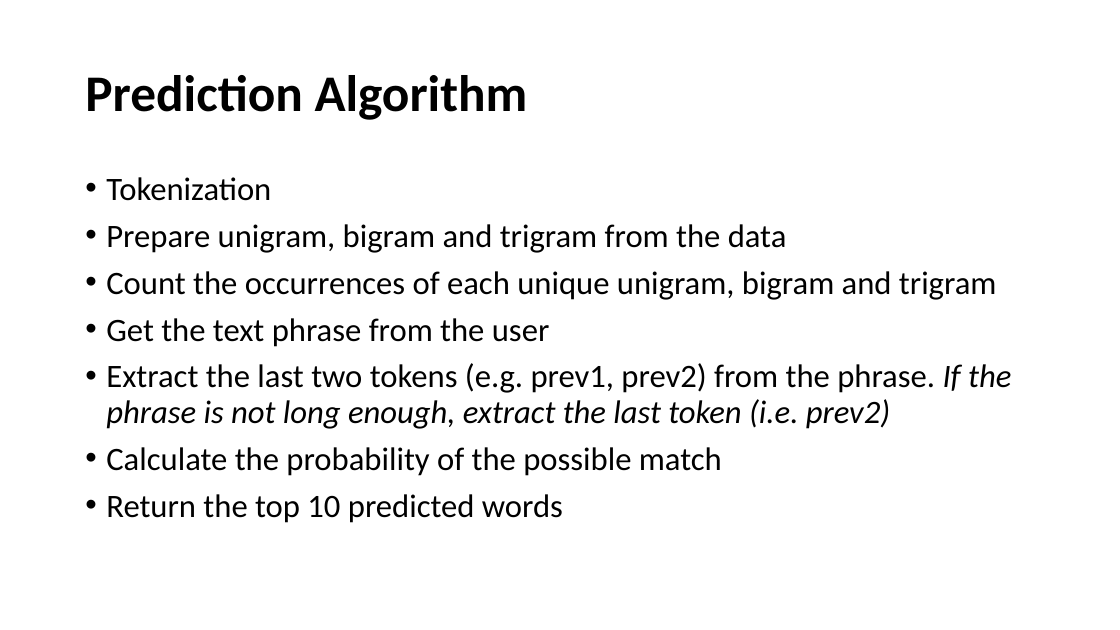
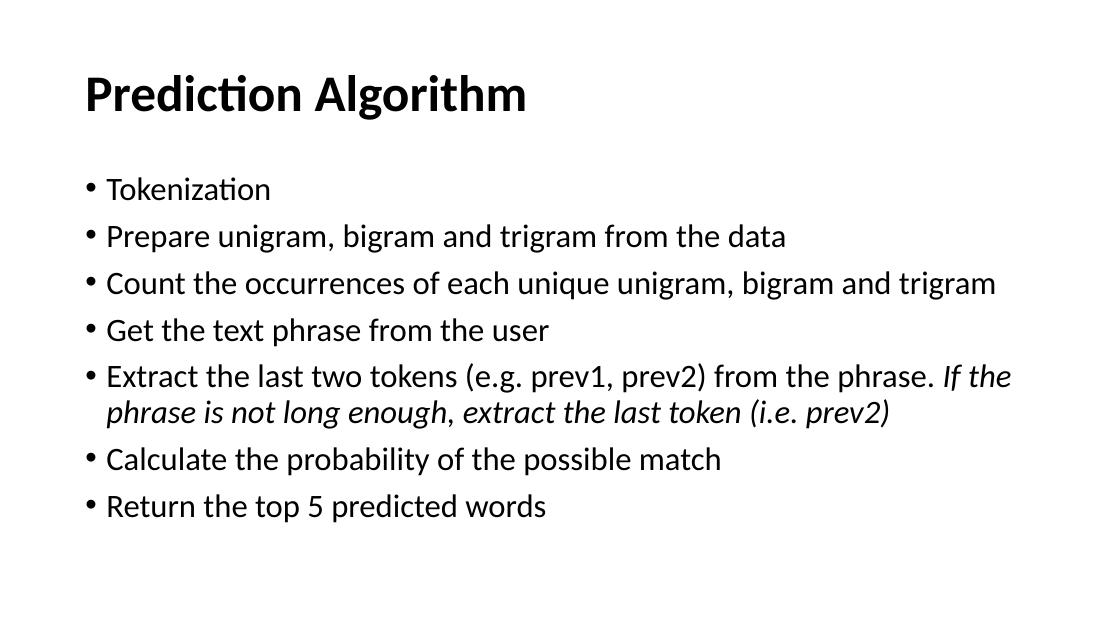
Before and after one commit to drbaguiar/Captsone, a slide deck: slide 3 of Microsoft PowerPoint Presentation.pptx. Drawn at 1120x630 pixels with LibreOffice and Linux fonts; fonts in the diff are those of the drawing. Boxes give left, top, right and bottom in pixels: in the first picture for what was removed or moved away, otherwise in the second. Text is boxed around its words. In the diff, an @@ line names an element or a change of style, - is before the commit and + after.

```diff
--- a/Microsoft PowerPoint Presentation.pptx
+++ b/Microsoft PowerPoint Presentation.pptx
@@ text at (106, 494, 546, 523): text changed @@
-• Return the top 10 predicted words
+• Return the top 5 predicted words
```
Also in this commit, not shown: 1 other slide changed, 2 slides added, 9 other files.
